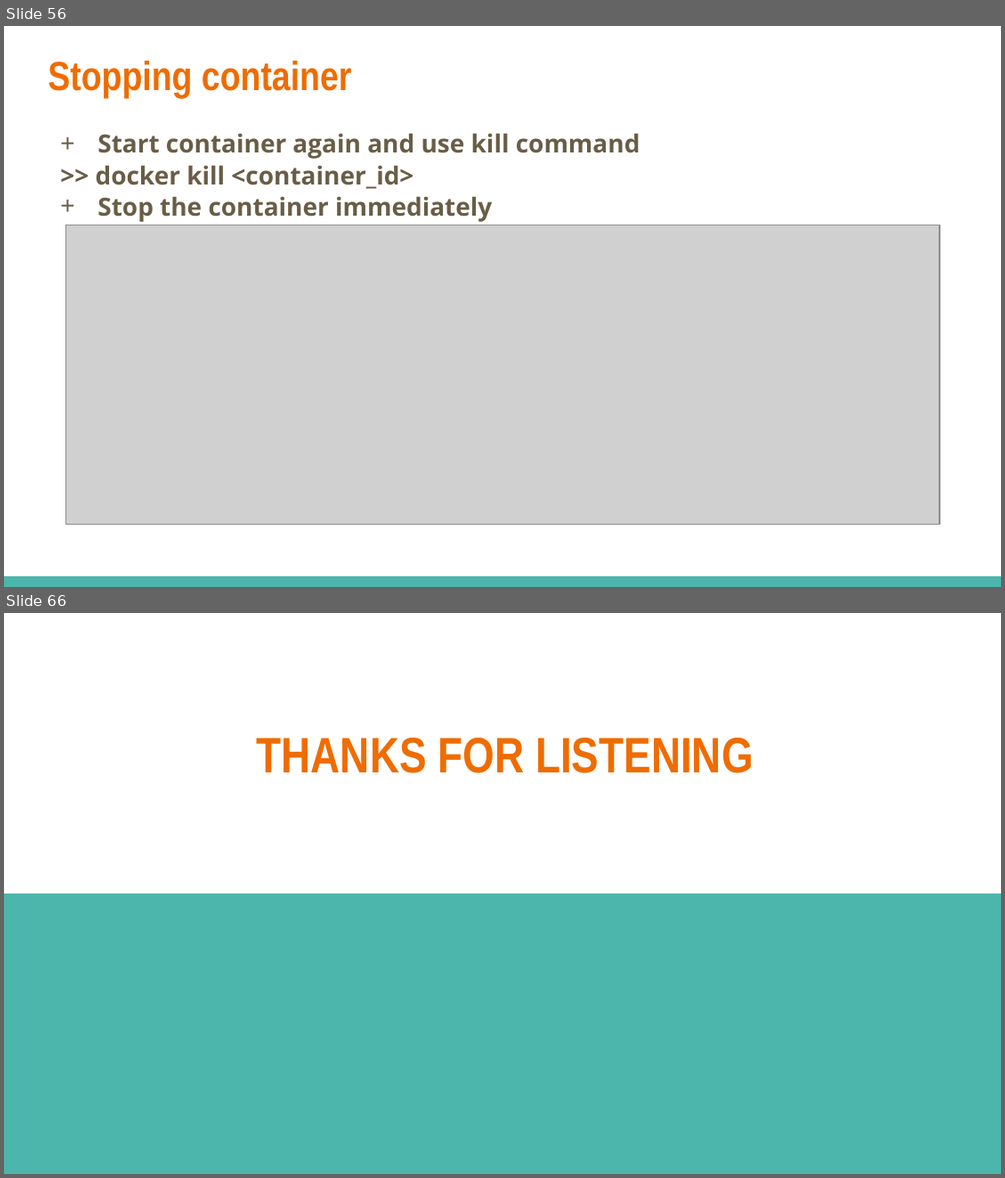
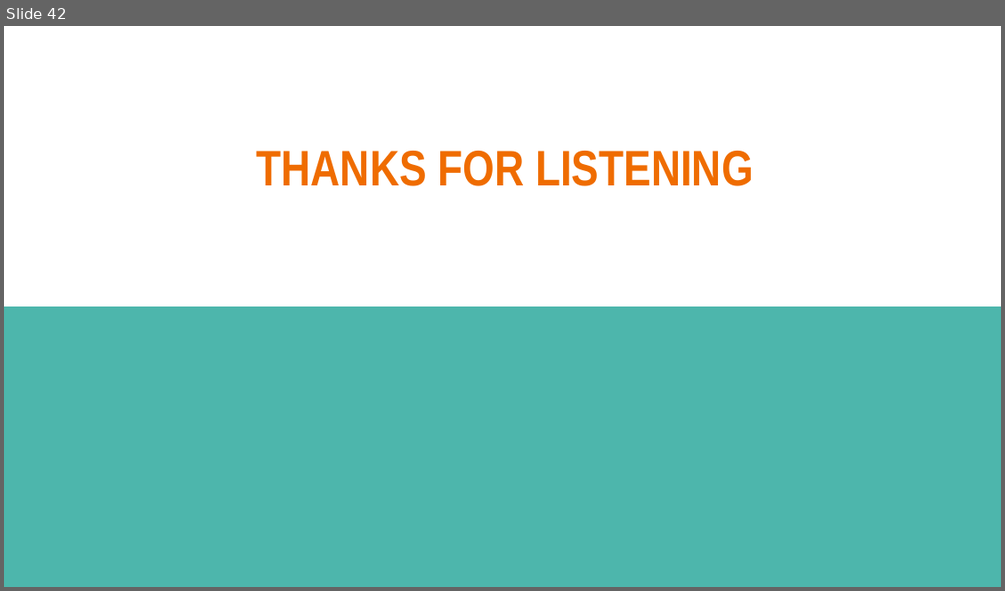
Before and after one commit to dinhhung09138/Learning-Example, a slide deck: Docker - 03 - Build a Custom Images Through Docker.pptx. Shown one above the other, each under a label of ours: slides 56 and 66 before the commit, slide 42 after it; the slides between them are not shown. The pictures are 1005x1178 and 1005x591 pixels, drawn with LibreOffice and Linux fonts; fonts in the diff are those of the drawing; grey boxes stand for pictures. Boxes give left, top, right and bottom in pixels: in the first picture for what was removed or moved away, otherwise in the second. Text is boxed around its words. In the diff, an @@ line names an element or a change of style, - is before the commit and + after.

Commit message:
Docker compose

```diff
--- a/Docker - 03 - Build a Custom Images Through Docker.pptx
+++ b/Docker - 03 - Build a Custom Images Through Docker.pptx
@@ slide 56 removed at [4,26,1001,587], background #FFFFFF @@
@@ title removed at [48,61,352,98] @@
-Stopping container
@@ text removed at [96,133,640,222] @@
-+ Start container again and use kill command
->> docker kill <container_id>
-+ Stop the container immediately
@@ picture removed at [65,225,939,524] @@
@@ rectangle removed at [4,576,1001,587] @@
@@ what was slide 66 is now slide 42 @@
```
Also in this commit, not shown: 2 slides changed, 2 slides added, 25 other slides removed, 2 other files.
